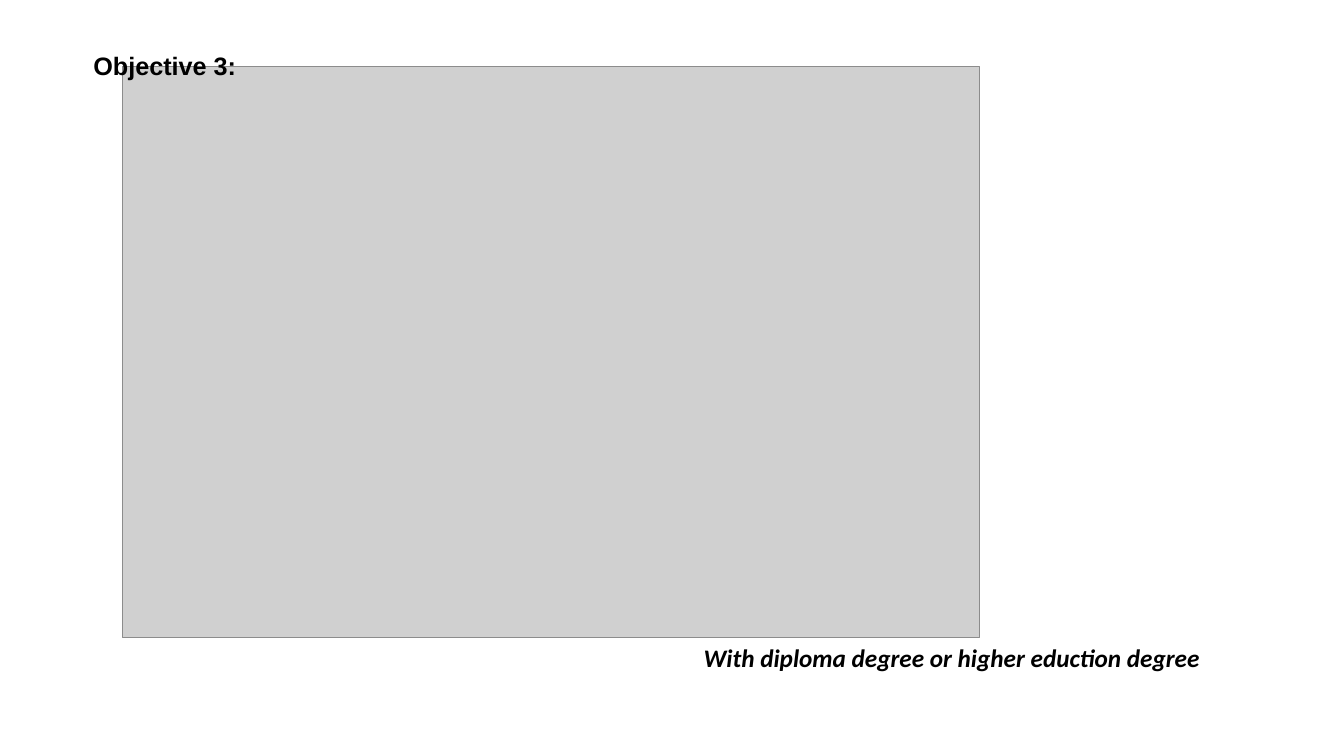
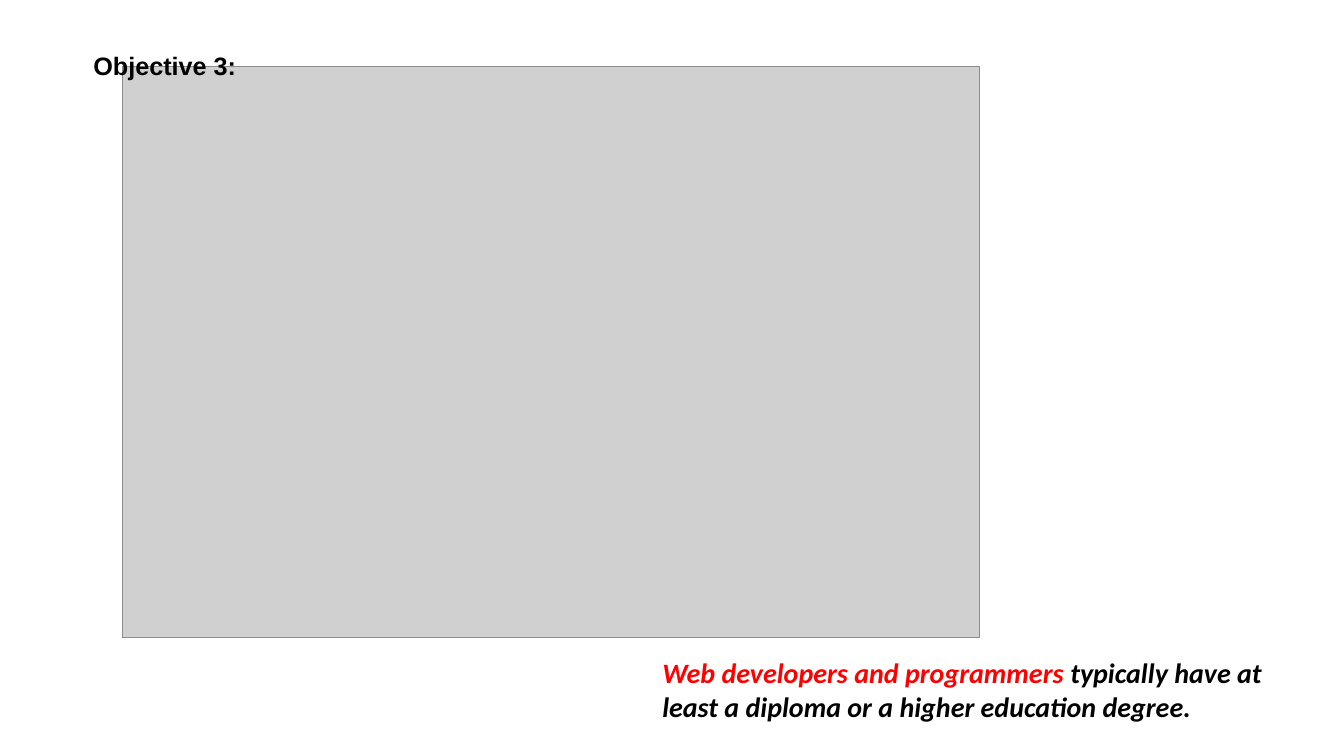
Before and after one commit to rajprasadshrestha/groupassignments, a slide deck: slide 11 of nosqldatabase/Presentation5.pptx. Drawn at 1344x756 pixels with LibreOffice and Linux fonts; fonts in the diff are those of the drawing; grey boxes stand for pictures. Boxes give left, top, right and bottom in pixels: in the first picture for what was removed or moved away, otherwise in the second. Text is boxed around its words. In the diff, an @@ line names an element or a change of style, - is before the commit and + after.

```diff
--- a/nosqldatabase/Presentation5.pptx
+++ b/nosqldatabase/Presentation5.pptx
@@ text at (662,663,1261,722): text changed; size 18 to 20 pt @@
-With diploma degree or higher eduction degree
+Web developers and programmers typically have at least a diploma or a higher education degree.
```
Also in this commit, not shown: 7 other slides changed, 1 slide added, 2 slides removed, 15 other files.
